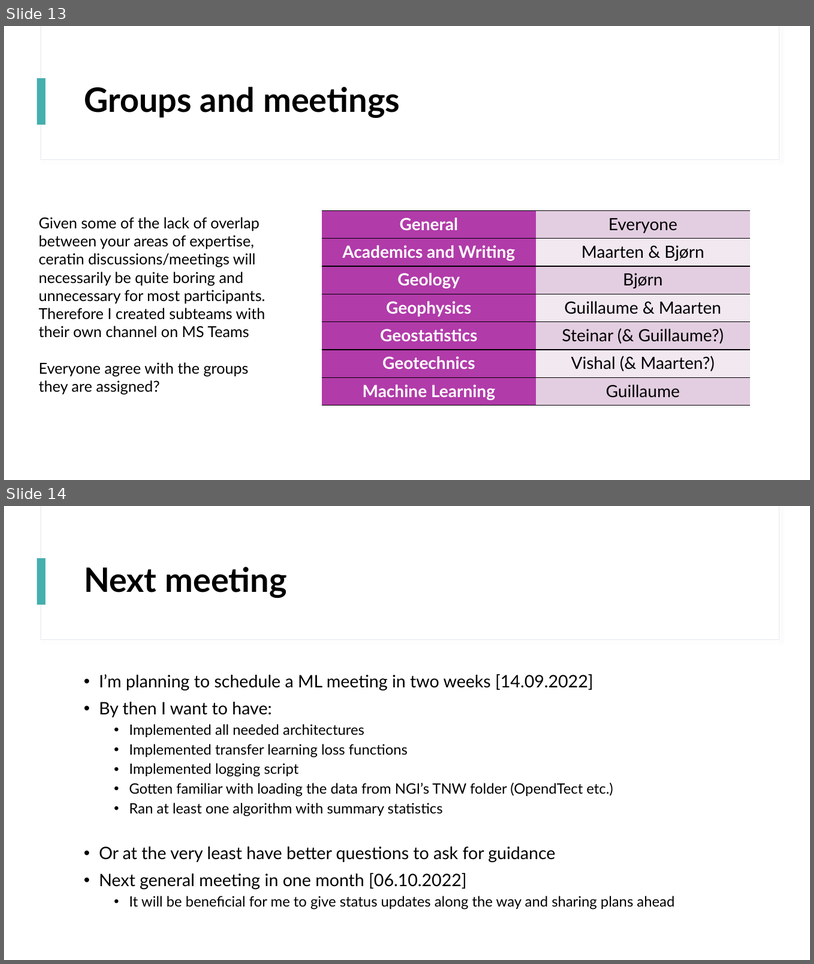
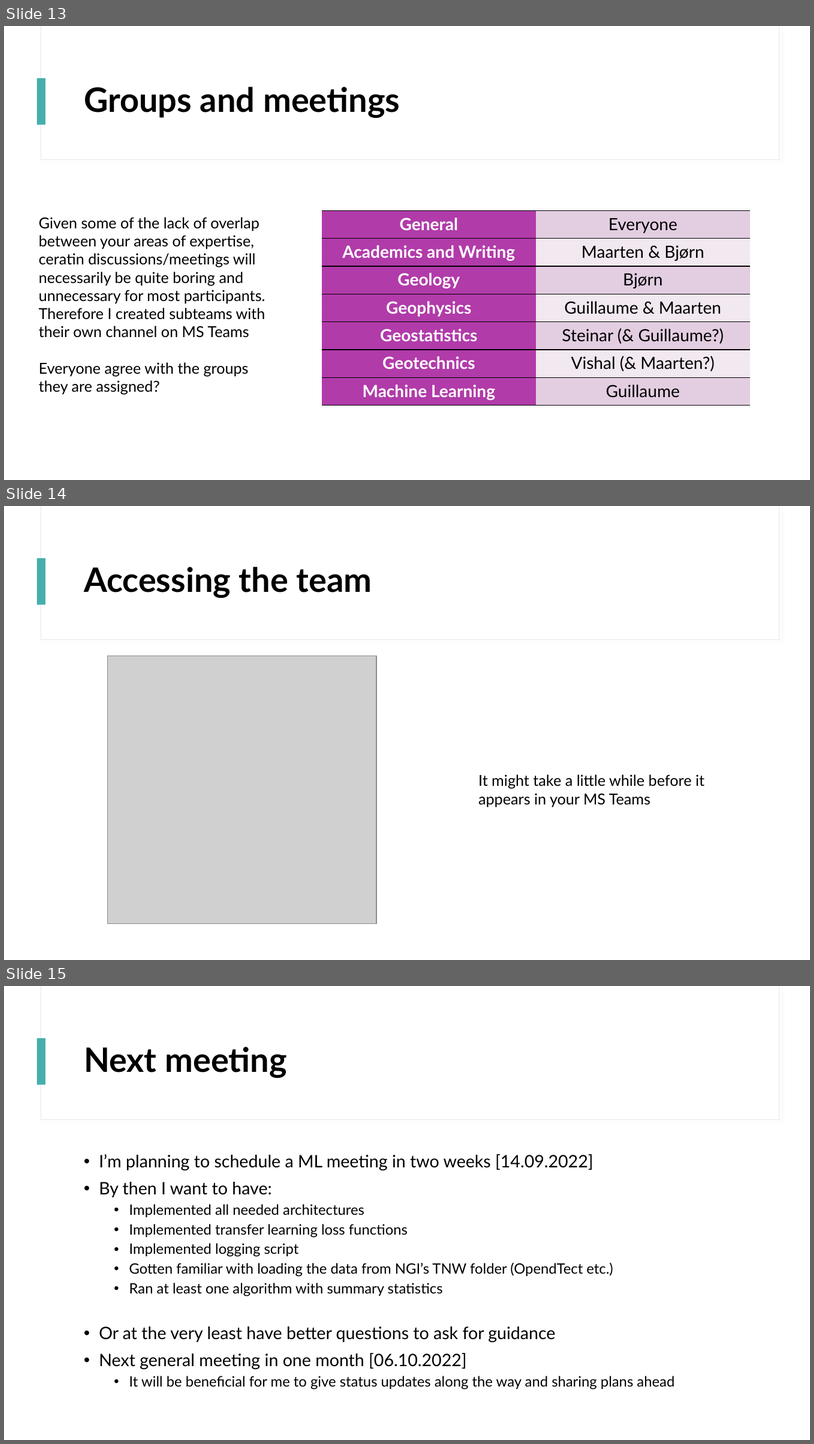
Before and after one commit to sjurmsc/MSC2023, a slide deck: Meeting Presentations/01.09.2022_Meeting.pptx. Shown one above the other, each under a label of ours: slides 13 and 14 before the commit, slides 13, 14 and 15 after it. The pictures are 814x964 and 814x1444 pixels, drawn with LibreOffice and Linux fonts; fonts in the diff are those of the drawing; grey boxes stand for pictures. Boxes give left, top, right and bottom in pixels: in the first picture for what was removed or moved away, otherwise in the second. Text is boxed around its words. In the diff, an @@ line names an element or a change of style, - is before the commit and + after.

Commit message:
Finished presentation for 01.09

```diff
--- a/Meeting Presentations/01.09.2022_Meeting.pptx
+++ b/Meeting Presentations/01.09.2022_Meeting.pptx
@@ slide 14 added at (4,506,810,960), background #FFFFFF; not listed: 3 template elements that a slide beside it also shows @@
@@ title added at (84,567,372,598), 40 pt, text #000000, bold @@
+Accessing the team
@@ picture added at (107,655,377,924) @@
@@ text added at (479,774,705,807), 18 pt, text #000000 @@
+It might take a little while before it appears in your MS Teams
@@ what was slide 14 is now slide 15 @@
```
